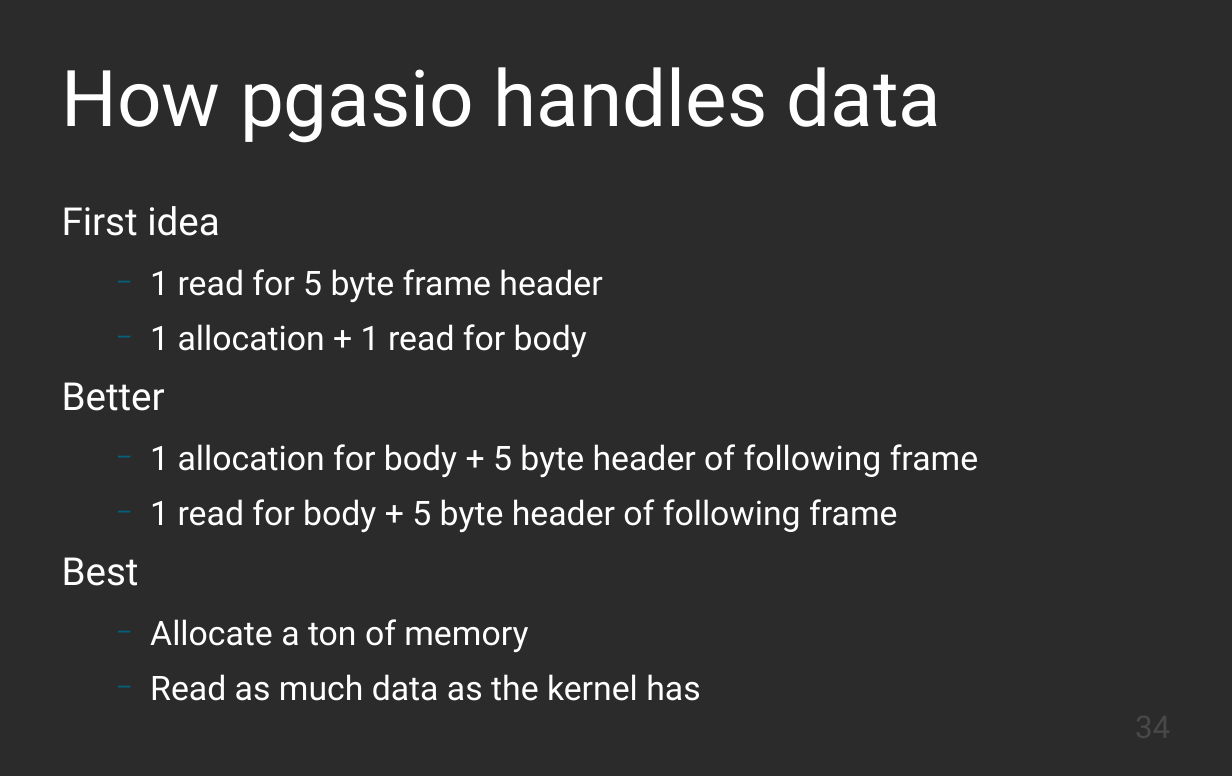
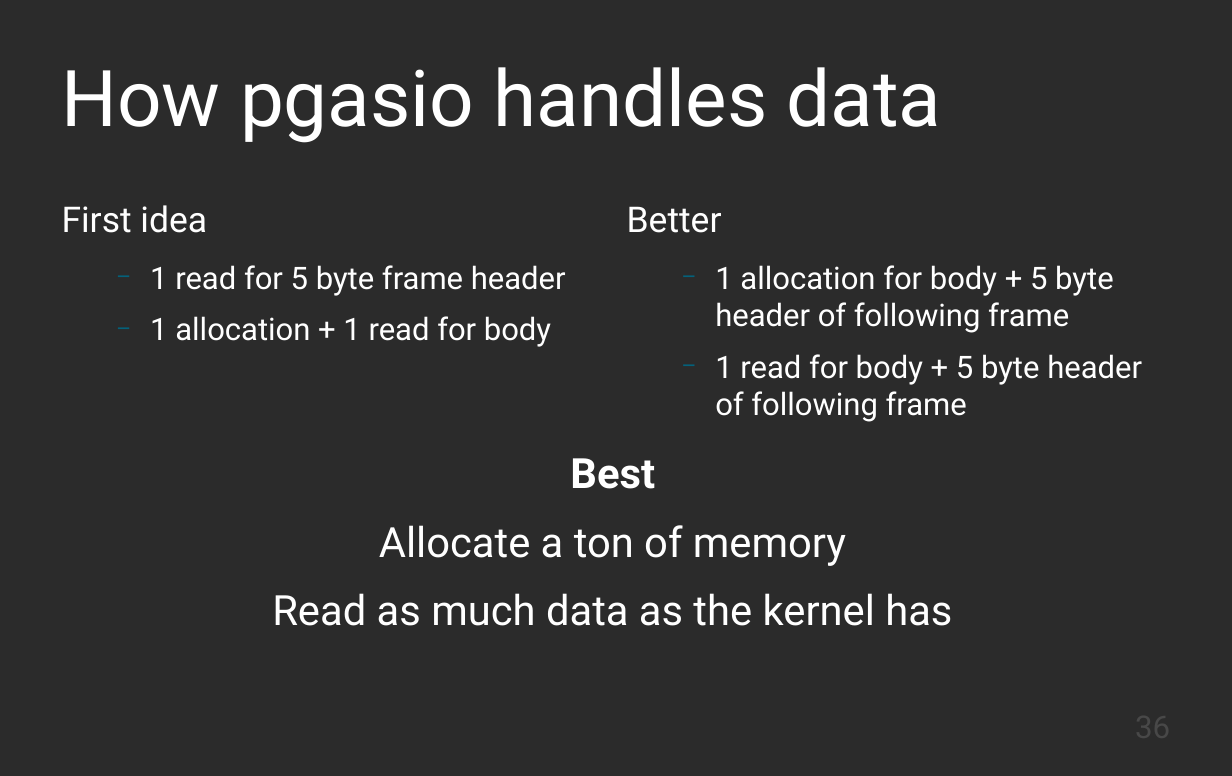
Before and after one commit to KayEss/cpp-designing4performance, a slide deck: slide 36 of slides/Designing APIs For Performance.odp (slide 34 before the commit). Drawn at 1232x776 pixels with LibreOffice and Linux fonts; fonts in the diff are those of the drawing; background and template pictures are left out; a plain dark background stands for a picture behind light text. Boxes give left, top, right and bottom in pixels: in the first picture for what was removed or moved away, otherwise in the second. Text is boxed around its words. In the diff, an @@ line names an element or a change of style, - is before the commit and + after.

Commit message:
Improve final slides

```diff
--- a/slides/Designing APIs For Performance.odp
+++ b/slides/Designing APIs For Performance.odp
@@ text at [62,206,602,357]: paragraphs removed @@
-First idea
-  − 1 read for 5 byte frame header
-  − 1 allocation + 1 read for body
@@ text added at [62,205,566,347], 23.8 pt, text #FFFFFF @@
+First idea
+  − 1 read for 5 byte frame header
+  − 1 allocation + 1 read for body
@@ text "Better": place and size @@
-text "Better" at [62,206,978,701]
+text "Better" at [627,206,1142,422]
@@ text "Better" at [627,206,1142,422]: size 29.6 to 27.2 pt in "Better"; size 25.9 to 23.8 pt @@
@@ text added at [272,458,952,626], 32 pt, text #FFFFFF @@
+Best
+Allocate a ton of memory
+Read as much data as the kernel has
@@ text at [62,557,700,701]: paragraphs removed @@
-Best
-  − Allocate a ton of memory
-  − Read as much data as the kernel has
@@ page number at [884,707,1171,761]: text changed @@
-34
+36
```
Also in this commit, not shown: 4 other slides changed, 3 slides added, 2 slides removed, 1 other file.
